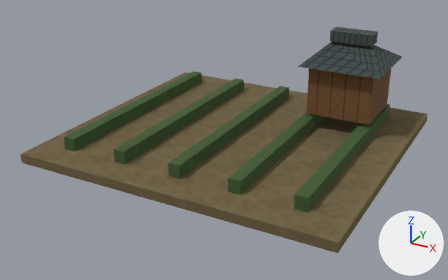
Before and after pictures for a commit that changed the glTF model app/src/main/assets/3d/field/domestic-FARM-2-lod1.glb.
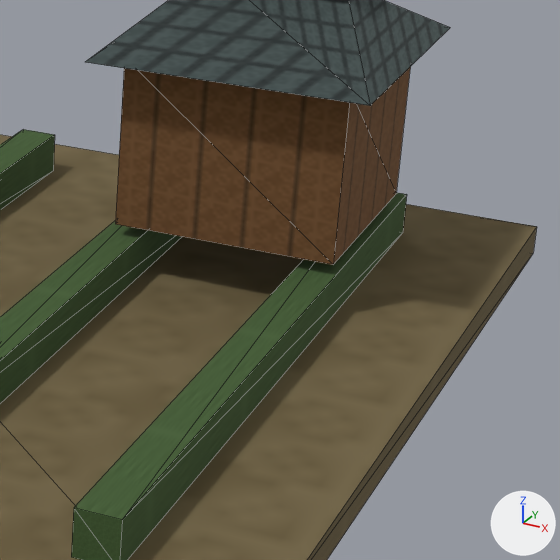
There are two pictures of each version: one whole from a 50 mm lens placed at (0.735, -1.425, 0.704), pointed at (-0.012, -0.068, 0.026), one close up on the part from 61% to 97% of the width and 17% to 75% of the height. Every picture has the same lights, and +X, +Y and +Z are marked at lower right. The older version's two pictures come first. The close-ups show mesh edges as thin lines. Vertices at exactly the same position are counted once.
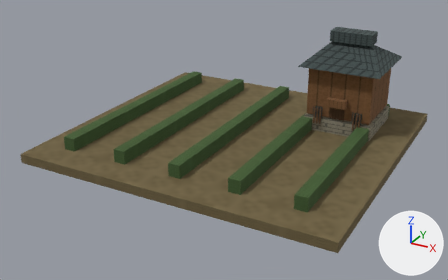
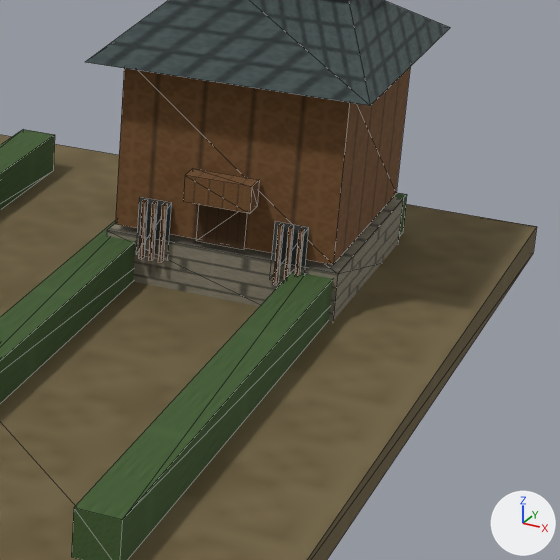
Boxes (x1, y1, x2, y2) around the edits, measured in the close-ups (560 x 560 px):
part 1 of me_mesh_0, added (brown)
    after: (107, 197, 403, 321)
part 2 of me_mesh_0, added
    after: (138, 200, 148, 259)
part 3 of me_mesh_0, added
    after: (148, 201, 157, 261)
part 4 of me_mesh_0, added
    after: (158, 203, 167, 263)
part 5 of me_mesh_0, added
    after: (273, 224, 284, 285)
part 6 of me_mesh_0, added
    after: (284, 226, 294, 280)
part 7 of me_mesh_0, added
    after: (295, 228, 304, 276)
part 8 of me_mesh_0, added (brown)
    after: (183, 168, 259, 214)
part 9 of me_mesh_0, added
    after: (138, 197, 309, 267)

Edits to the bpy script that builds the scene:
```text
Change me_mesh_0:
    used by ob_mesh_0; location = (0.0, 0.0, 0.0)
    verts and faces of me_mesh_0; kept vertices keep their numbers, new ones are numbered from 70
    remove me_mesh_0.from_pydata(...)  # 70 vertices, 86 faces; spans x -0.43..0.43, y -0.4..0.4, z 0.0..0.296
    add me_mesh_0.from_pydata(...)  # 146 vertices, 172 faces; spans x -0.43..0.43, y -0.4..0.4, z 0.0..0.296
    me_mesh_0 part 1: the loose piece of 8 vertices spanning x 0.15..0.33, y 0.12..0.3, z 0.07..0.21 is copied, and the copy is scaled about its middle by (1.06, 1.04, 0.393), then moved by (0.0, 0.0, -0.102); it spans x 0.145..0.335, y 0.116..0.304, z 0.01..0.065
    me_mesh_0 part 2: the loose piece of 8 vertices spanning x 0.138..0.169, y -0.32..0.33, z 0.025..0.06 is copied, and the copy is scaled about its middle by (0.0788, 0.00923, 1.4), then moved by (0.024, 0.106, 0.031); it spans x 0.176..0.178, y 0.108..0.114, z 0.049..0.098
    me_mesh_0 part 3: the loose piece of 8 vertices spanning x 0.138..0.169, y -0.32..0.33, z 0.025..0.06 is copied, and the copy is scaled about its middle by (0.0787, 0.00923, 1.4), then moved by (0.032, 0.106, 0.031); it spans x 0.184..0.187, y 0.108..0.114, z 0.049..0.098
    me_mesh_0 part 4: the loose piece of 8 vertices spanning x 0.138..0.169, y -0.32..0.33, z 0.025..0.06 is copied, and the copy is scaled about its middle by (0.0787, 0.00923, 1.4), then moved by (0.04, 0.106, 0.031); it spans x 0.192..0.195, y 0.108..0.114, z 0.049..0.098
    me_mesh_0 part 5: the loose piece of 8 vertices spanning x 0.3..0.332, y -0.32..0.33, z 0.025..0.06 is copied, and the copy is scaled about its middle by (0.0787, 0.00923, 1.4), then moved by (-0.027, 0.106, 0.031); it spans x 0.288..0.29, y 0.108..0.114, z 0.049..0.098
    me_mesh_0 part 6: the loose piece of 8 vertices spanning x 0.3..0.332, y -0.32..0.33, z 0.025..0.06 is copied, and the copy is scaled about its middle by (0.0787, 0.00923, 1.4), then moved by (-0.019, 0.106, 0.031); it spans x 0.296..0.298, y 0.108..0.114, z 0.049..0.098
    me_mesh_0 part 7: the loose piece of 8 vertices spanning x 0.3..0.332, y -0.32..0.33, z 0.025..0.06 is copied, and the copy is scaled about its middle by (0.0787, 0.00923, 1.4), then moved by (-0.011, 0.106, 0.031); it spans x 0.304..0.307, y 0.108..0.114, z 0.049..0.098
    me_mesh_0 part 8: the loose piece of 8 vertices spanning x 0.15..0.33, y 0.12..0.3, z 0.07..0.21 is copied, and the copy is scaled about its middle by (0.3, 0.1, 0.157), then moved by (0.0, -0.102, -0.021); it spans x 0.213..0.267, y 0.099..0.117, z 0.108..0.13
    me_mesh_0 part 9
    add verts[70] = (0.171, 0.117, 0.049)  # pixel (136, 254)
    add verts[71] = (0.171, 0.117, 0.098)  # pixel (139, 197)
    add verts[72] = (0.282, 0.117, 0.049)  # pixel (269, 279)
    add verts[73] = (0.282, 0.117, 0.098)  # pixel (275, 221)
    add for new, old in zip([*range(74, 78)], [*range(70, 74)]): verts[new] = verts[old] + (0.027, 0.0, 0.0)
    add verts[78] = (0.22, 0.117, 0.07)  # pixel (196, 240)
    add verts[79] = (0.26, 0.117, 0.07)  # pixel (244, 249)
    add verts[80] = (0.26, 0.117, 0.108)
    add verts[81] = (0.22, 0.117, 0.108)
    add faces += [(78, 79, 80), (78, 80, 81), (70, 74, 75), (70, 75, 71), (72, 76, 77), (72, 77, 73)]
```
